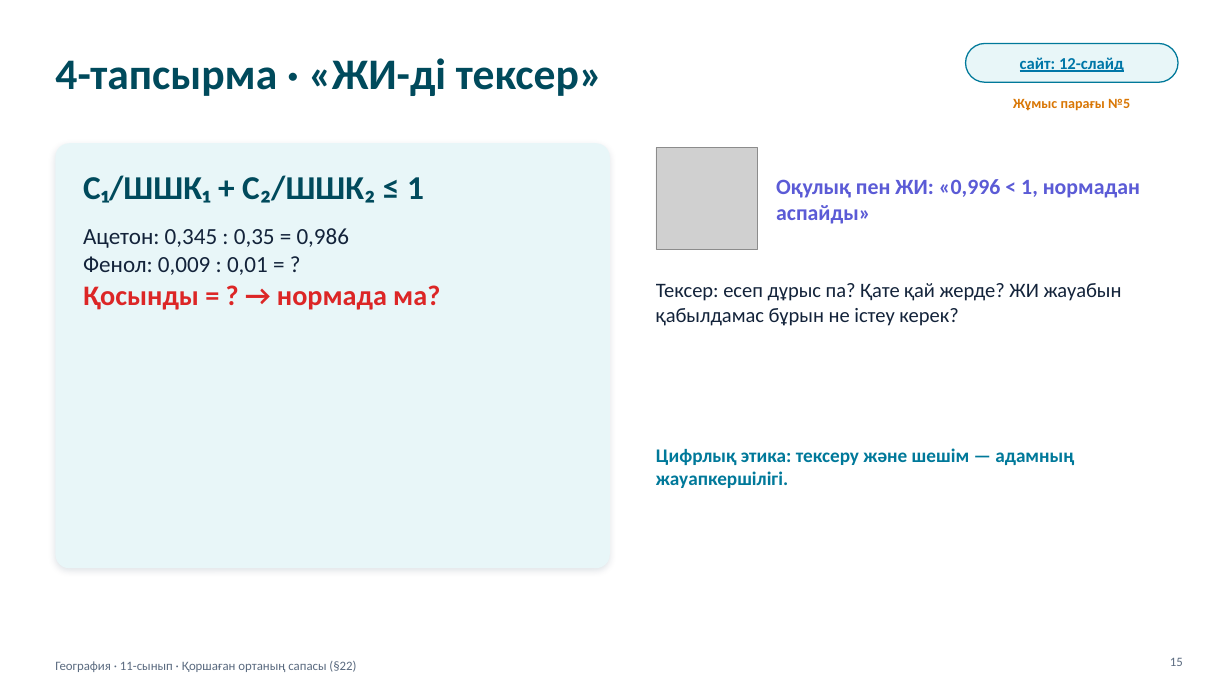
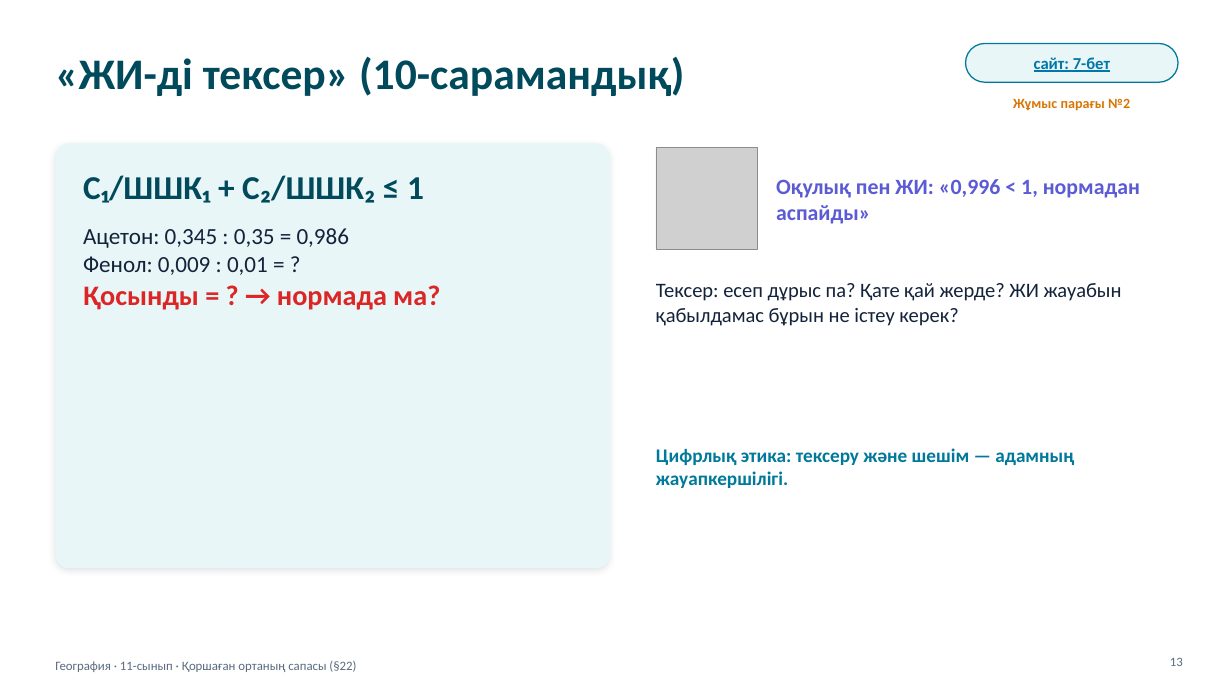
Before and after one commit to makpalkubantova-arch/ecoscaner, a slide deck: slide 13 of materialdar/2-Prezentaciya-Qorshagan-orta-sapasy.pptx (slide 15 before the commit). Drawn at 1232x693 pixels with LibreOffice and Linux fonts; fonts in the diff are those of the drawing; grey boxes stand for pictures. Boxes give left, top, right and bottom in pixels: in the first picture for what was removed or moved away, otherwise in the second. Text is boxed around its words. In the diff, an @@ line names an element or a change of style, - is before the commit and + after.

```diff
--- a/materialdar/2-Prezentaciya-Qorshagan-orta-sapasy.pptx
+++ b/materialdar/2-Prezentaciya-Qorshagan-orta-sapasy.pptx
@@ title at box(55, 57, 684, 96): text changed @@
-4-тапсырма · «ЖИ-ді тексер»
+«ЖИ-ді тексер» (10-сарамандық)
@@ text in rounded rectangle at box(1034, 57, 1110, 72): text changed @@
-сайт: 12-слайд
+сайт: 7-бет
@@ text at box(1013, 98, 1130, 111): text changed @@
-Жұмыс парағы №5
+Жұмыс парағы №2
```
Also in this commit, not shown: 13 other slides changed, 2 slides added, 4 slides removed, 24 other files.
